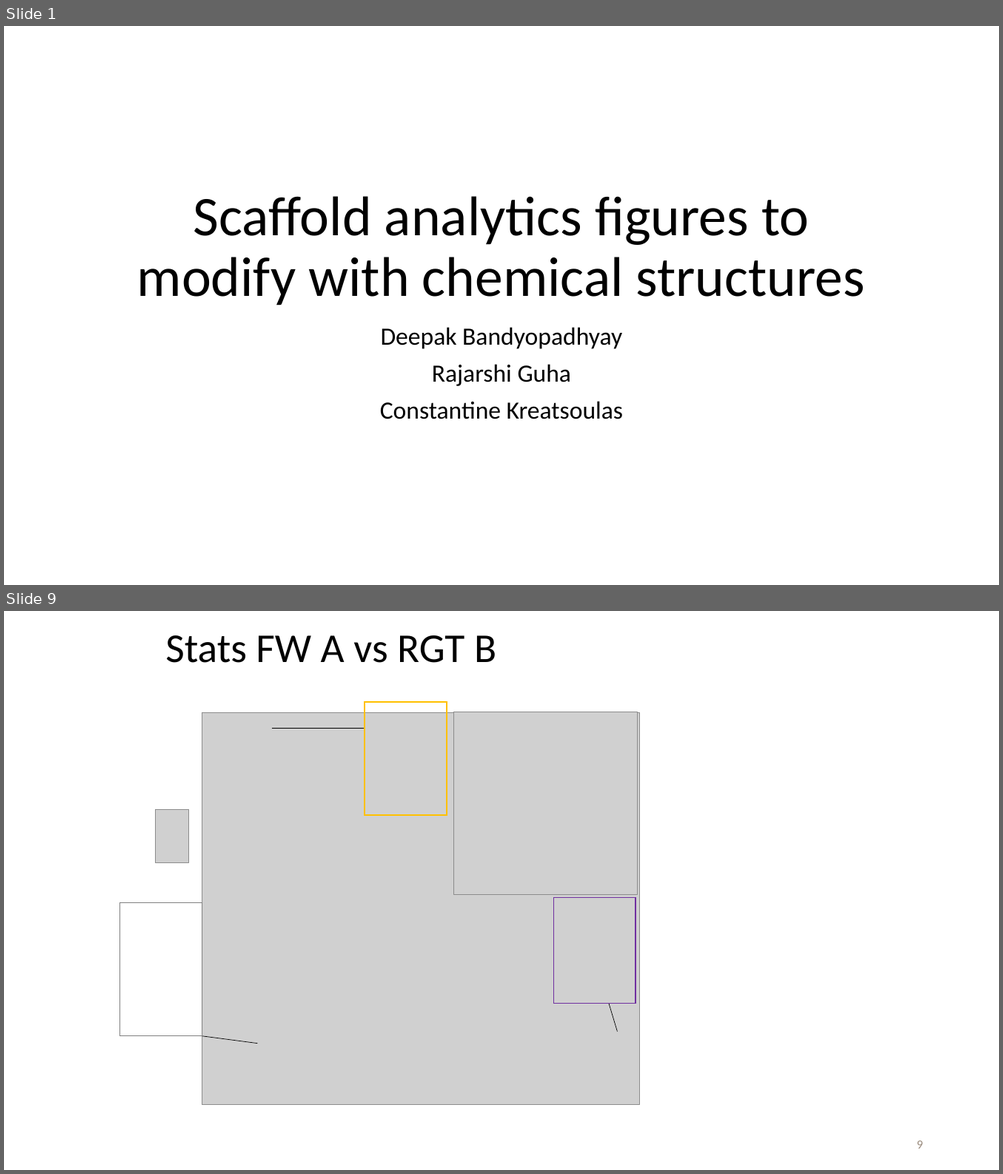
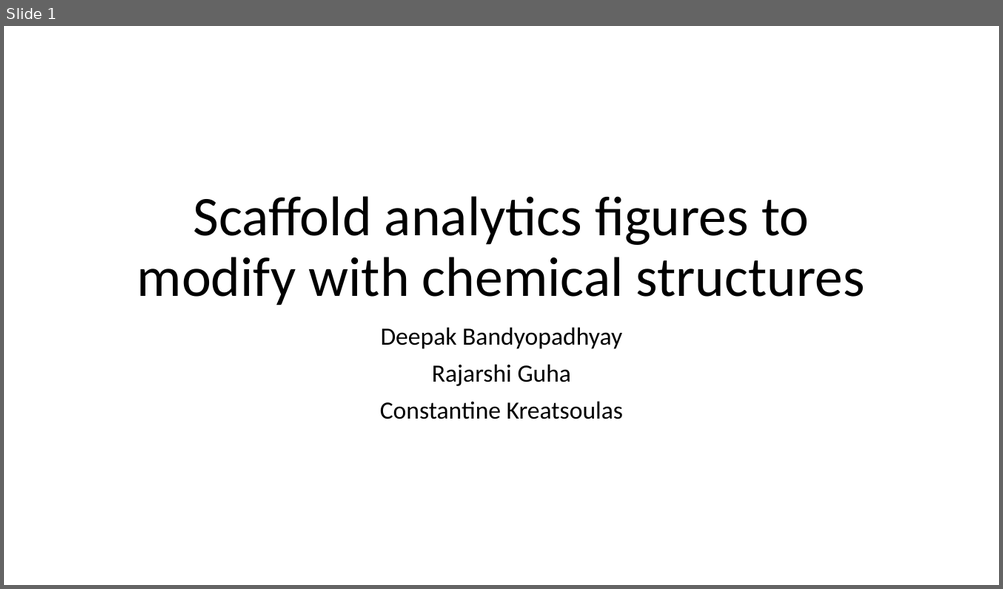
Before and after one commit to ncats/scaffoldanalytics, a slide deck: pres/Scaffold analytics figures to modify with chemical structures.pptx. Shown one above the other, each under a label of ours: slides 1 and 9 before the commit, slide 1 after it; the slides between them are not shown. The pictures are 1003x1174 and 1003x589 pixels, drawn with LibreOffice and Linux fonts; fonts in the diff are those of the drawing; grey boxes stand for pictures. Boxes give left, top, right and bottom in pixels: in the first picture for what was removed or moved away, otherwise in the second. Text is boxed around its words. In the diff, an @@ line names an element or a change of style, - is before the commit and + after.

```diff
--- a/pres/Scaffold analytics figures to modify with chemical structures.pptx
+++ b/pres/Scaffold analytics figures to modify with chemical structures.pptx
@@ slide 9 removed at [4,611,999,1170], background #FFFFFF @@
@@ title removed at [165,635,496,663] @@
-Stats FW A vs RGT B
@@ picture removed at [202,712,639,1105] @@
@@ rectangle removed at [364,702,447,815] @@
@@ picture removed at [454,712,637,895] @@
@@ line removed from (272, 728) to (365, 728) @@
@@ picture removed at [156,809,189,863] @@
@@ rectangle removed at [553,897,635,1003] @@
@@ rectangle removed at [119,903,202,1037] @@
@@ line removed from (609, 1003) to (617, 1032) @@
@@ line removed from (202, 1037) to (258, 1044) @@
@@ page number removed at [916,1141,922,1149] @@
-9
```
Also in this commit, not shown: 5 slides changed, 9 slides added, 3 other slides removed, 7 other files.
